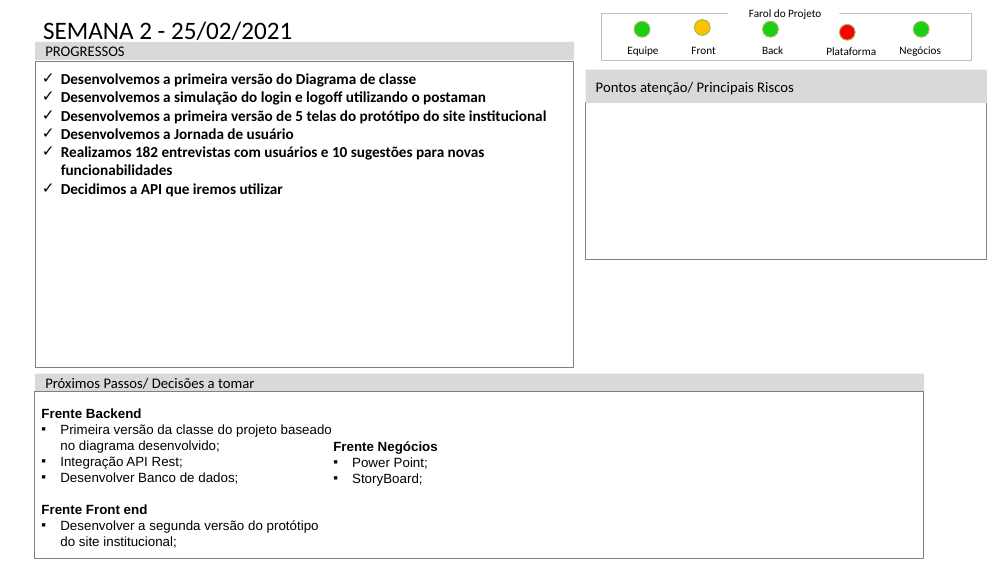
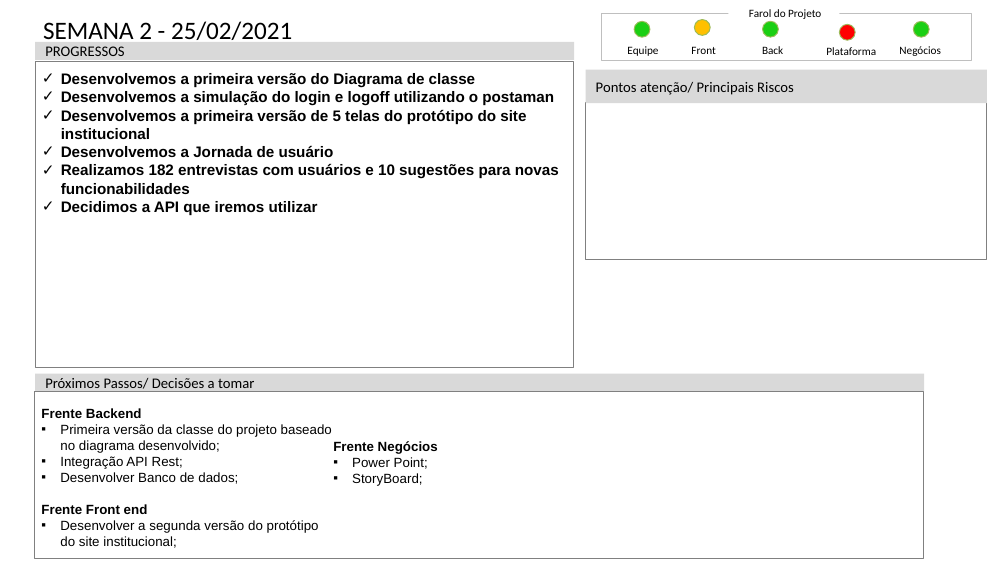
Before and after one commit to mileneoliveira/grupo04-react-web, a slide deck: slide 4 of Documentação/Status_Report/Mod_Status_Report-PI20202.pptx. Drawn at 1008x567 pixels with LibreOffice and Linux fonts; fonts in the diff are those of the drawing. Boxes give left, top, right and bottom in pixels: in the first picture for what was removed or moved away, otherwise in the second. Text is boxed around its words. In the diff, an @@ line names an element or a change of style, - is before the commit and + after.

```diff
--- a/Documentação/Status_Report/Mod_Status_Report-PI20202.pptx
+++ b/Documentação/Status_Report/Mod_Status_Report-PI20202.pptx
@@ rectangle "Desenvolvemos a primeira versão do ..." at (x1=35, y1=62, x2=574, y2=368): font Calibri to Arial @@
```
Also in this commit, not shown: 1 other slide changed, 1 slide added, 1 other file.
